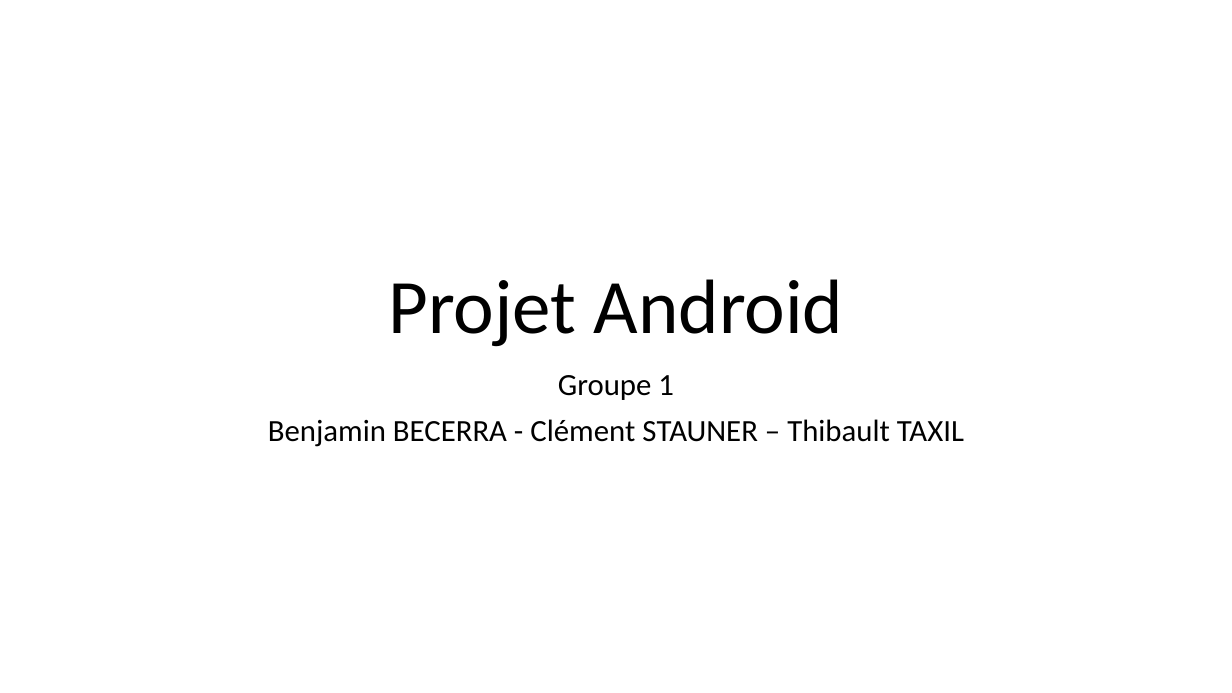
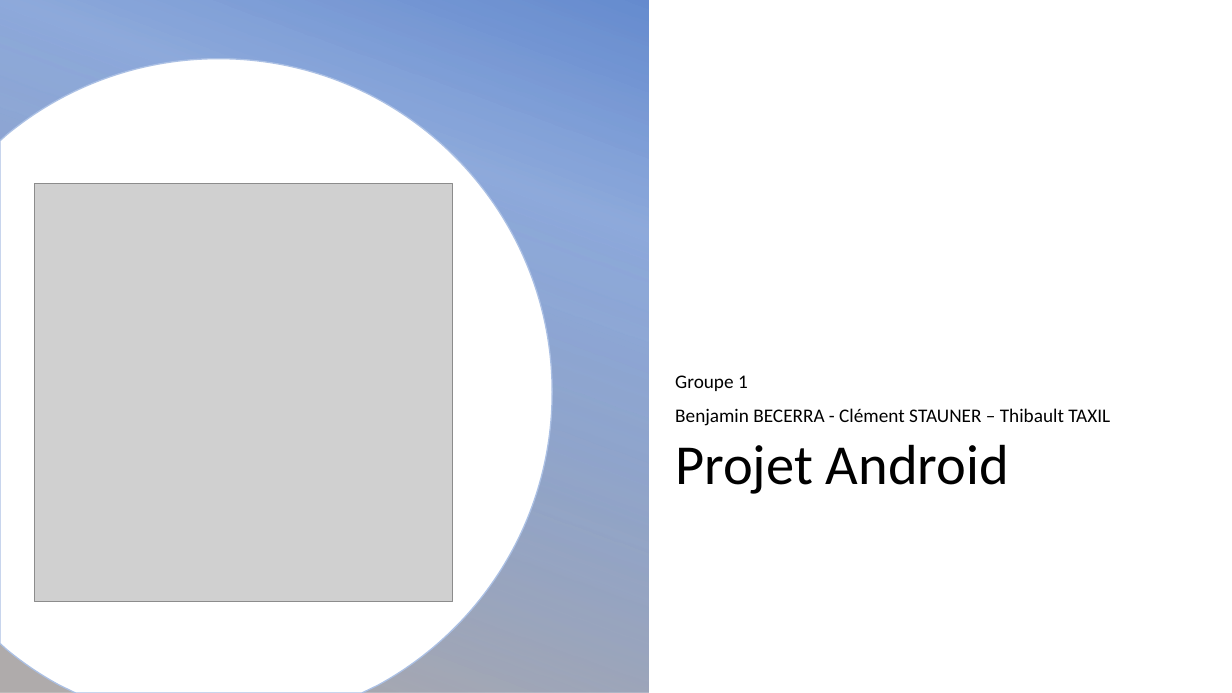
Before and after one commit to Danes99/esme-android, a slide deck: slide 1 of docs/pptx/Android Project - Group 1 - Becerra Stauner Taxil.pptx. Drawn at 1232x693 pixels with LibreOffice and Linux fonts; fonts in the diff are those of the drawing; grey boxes stand for pictures; background and template pictures are left out. Boxes give left, top, right and bottom in pixels: in the first picture for what was removed or moved away, otherwise in the second. Text is boxed around its words. In the diff, an @@ line names an element or a change of style, - is before the commit and + after.

```diff
--- a/docs/pptx/Android Project - Group 1 - Becerra Stauner Taxil.pptx
+++ b/docs/pptx/Android Project - Group 1 - Becerra Stauner Taxil.pptx
@@ rectangle added at <box>0,0,649,693</box>, fill gradient #4472C4 to #AFABAB @@
@@ freeform shape added at <box>0,59,553,693</box>, fill #FFFFFF, outline #AFABAB 1 pt @@
@@ picture added at <box>34,184,453,603</box> @@
@@ subtitle "Groupe 1": place and size @@
-subtitle "Groupe 1" at <box>268,375,964,447</box>
+subtitle "Groupe 1" at <box>675,375,1110,426</box>
@@ subtitle "Groupe 1" at <box>675,375,1110,426</box>: size 24 to 15 pt; alignment centre to left; vertical alignment top to bottom @@
@@ title "Projet Android": place and size @@
-title "Projet Android" at <box>388,279,844,347</box>
+title "Projet Android" at <box>675,444,1009,494</box>
@@ title "Projet Android" at <box>675,444,1009,494</box>: size 60 to 44 pt; alignment centre to left; vertical alignment bottom to top @@
```
Also in this commit, not shown: 4 other files.
